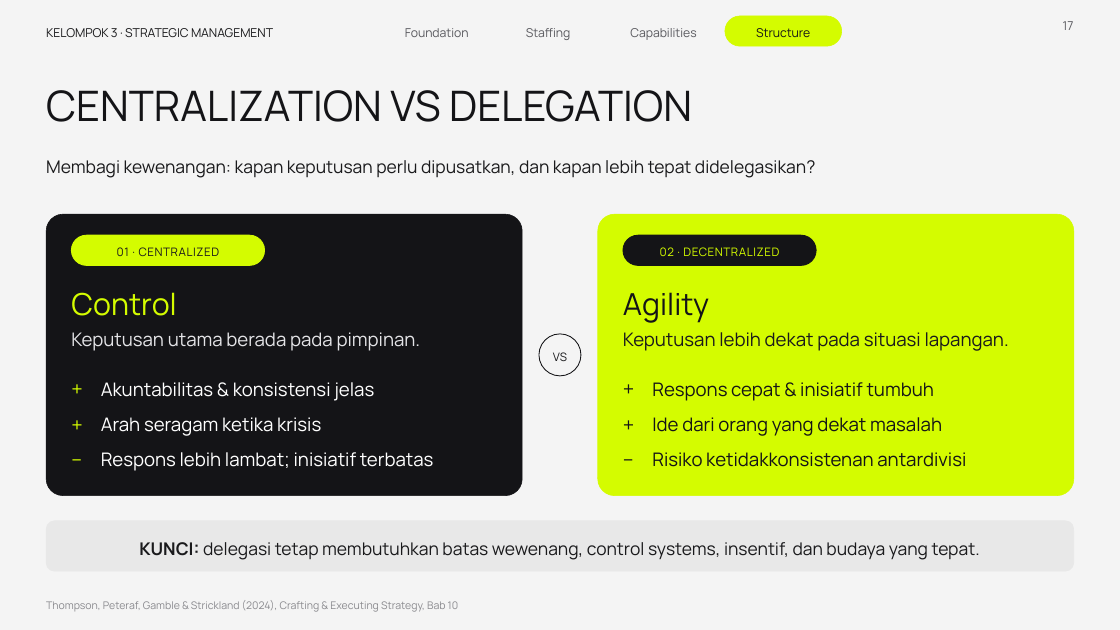
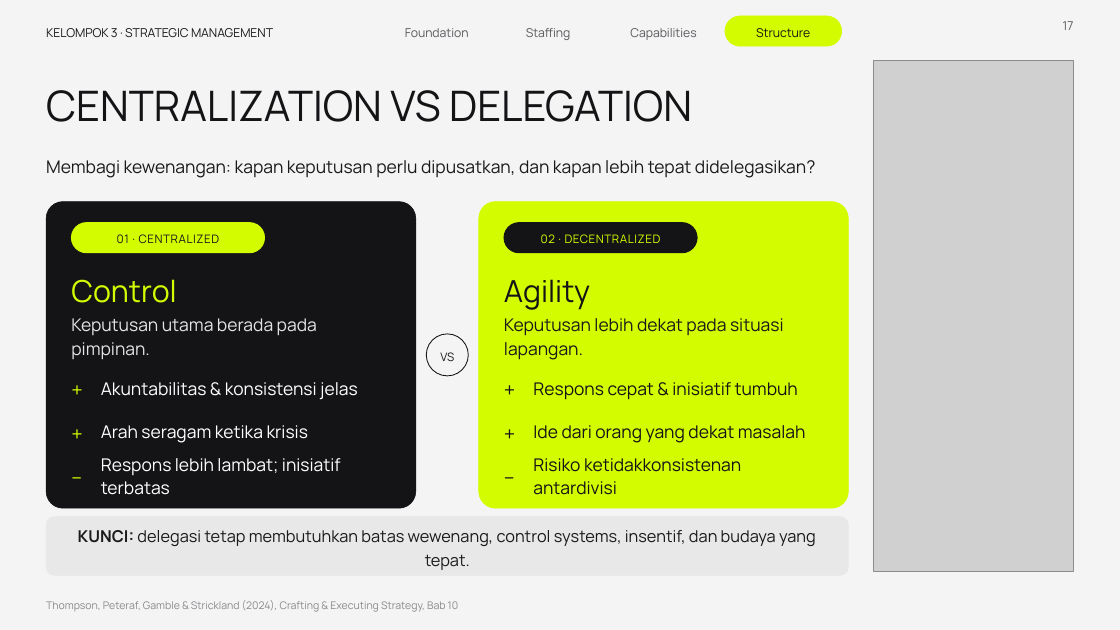
Before and after one commit to aslihabnuri/Dom-Manipulation, a slide deck: slide 17 of presentasi_ch10_kelompok3/SMJKT_Group 3_Aslih_Chapter 10 Strategy Execution.pptx. Drawn at 1120x630 pixels with LibreOffice and Linux fonts; fonts in the diff are those of the drawing; grey boxes stand for pictures. Boxes give left, top, right and bottom in pixels: in the first picture for what was removed or moved away, otherwise in the second. Text is boxed around its words. In the diff, an @@ line names an element or a change of style, - is before the commit and + after.

```diff
--- a/presentasi_ch10_kelompok3/SMJKT_Group 3_Aslih_Chapter 10 Strategy Execution.pptx
+++ b/presentasi_ch10_kelompok3/SMJKT_Group 3_Aslih_Chapter 10 Strategy Execution.pptx
@@ picture added at (x1=874, y1=60, x2=1074, y2=571) @@
@@ rounded rectangle resized from (x1=46, y1=214, x2=523, y2=496) to (x1=46, y1=202, x2=416, y2=508) @@
@@ proportions changed in 3 elements at (x1=46, y1=202, x2=416, y2=508), (x1=46, y1=517, x2=849, y2=576), (x1=479, y1=202, x2=849, y2=508) @@
@@ rounded rectangle resized from (x1=598, y1=214, x2=1075, y2=496) to (x1=479, y1=202, x2=849, y2=508) @@
@@ rounded rectangle moved from (x1=71, y1=235, x2=265, y2=266) to (x1=71, y1=223, x2=265, y2=253) @@
@@ text "01 · CENTRALIZED" moved from (x1=117, y1=247, x2=220, y2=256) to (x1=117, y1=234, x2=220, y2=243) @@
@@ rounded rectangle moved from (x1=623, y1=235, x2=817, y2=266) to (x1=504, y1=223, x2=697, y2=253) @@
@@ text "02 · DECENTRALIZED" moved from (x1=660, y1=247, x2=779, y2=256) to (x1=541, y1=234, x2=661, y2=243) @@
@@ text "Control" moved from (x1=71, y1=292, x2=176, y2=316) to (x1=71, y1=279, x2=176, y2=303) @@
@@ text "Agility" moved from (x1=623, y1=292, x2=709, y2=323) to (x1=504, y1=279, x2=590, y2=310) @@
@@ text "Keputusan utama berada pada pimpinan." moved from (x1=71, y1=332, x2=421, y2=351) to (x1=71, y1=318, x2=317, y2=360) @@
@@ text "Keputusan utama berada pada pimpinan." at (x1=71, y1=318, x2=317, y2=360): size 16 to 15 pt; line spacing 1.22 to 1.15 @@
@@ text "Keputusan lebih dekat pada situasi ..." at (x1=504, y1=318, x2=784, y2=360): size 16 to 15 pt; line spacing 1.22 to 1.15 @@
@@ text "Keputusan lebih dekat pada situasi ..." moved from (x1=623, y1=332, x2=1009, y2=351) to (x1=504, y1=318, x2=784, y2=360) @@
@@ text "VS" moved from (x1=553, y1=352, x2=567, y2=361) to (x1=440, y1=352, x2=454, y2=361) @@
@@ ellipse moved from (x1=539, y1=334, x2=581, y2=376) to (x1=427, y1=334, x2=469, y2=376) @@
@@ text "+" rewrapped from (x1=623, y1=370, x2=649, y2=403) to (x1=504, y1=365, x2=529, y2=409) @@
@@ text "Respons cepat & inisiatif tumbuh" moved from (x1=652, y1=382, x2=934, y2=401) to (x1=533, y1=382, x2=798, y2=400) @@
@@ text "+" rewrapped from (x1=71, y1=405, x2=97, y2=439) to (x1=71, y1=409, x2=97, y2=453) @@
@@ text "+" rewrapped from (x1=623, y1=405, x2=649, y2=439) to (x1=504, y1=409, x2=529, y2=453) @@
@@ text "Ide dari orang yang dekat ..." moved from (x1=652, y1=417, x2=942, y2=436) to (x1=533, y1=425, x2=806, y2=443) @@
@@ text "−" rewrapped from (x1=71, y1=440, x2=97, y2=474) to (x1=71, y1=453, x2=97, y2=497) @@
@@ text "−" rewrapped from (x1=623, y1=440, x2=649, y2=474) to (x1=504, y1=453, x2=529, y2=497) @@
@@ size 16 to 15 pt; line spacing 1.22 to 1.1 in 6 elements at (x1=101, y1=382, x2=358, y2=400), (x1=101, y1=425, x2=308, y2=443), (x1=101, y1=458, x2=341, y2=495), (x1=533, y1=382, x2=798, y2=400), (x1=533, y1=425, x2=806, y2=443), (x1=533, y1=458, x2=741, y2=495) @@
@@ text "Risiko ketidakkonsistenan antardivisi" moved from (x1=652, y1=452, x2=966, y2=467) to (x1=533, y1=458, x2=741, y2=495) @@
@@ rounded rectangle resized from (x1=46, y1=521, x2=1074, y2=571) to (x1=46, y1=517, x2=849, y2=576) @@
@@ text "KUNCI: delegasi tetap membutuhkan batas ..." at (x1=78, y1=530, x2=816, y2=570): size 15 to 14 pt @@
```
Also in this commit, not shown: 4 other slides changed, 1 other file.
